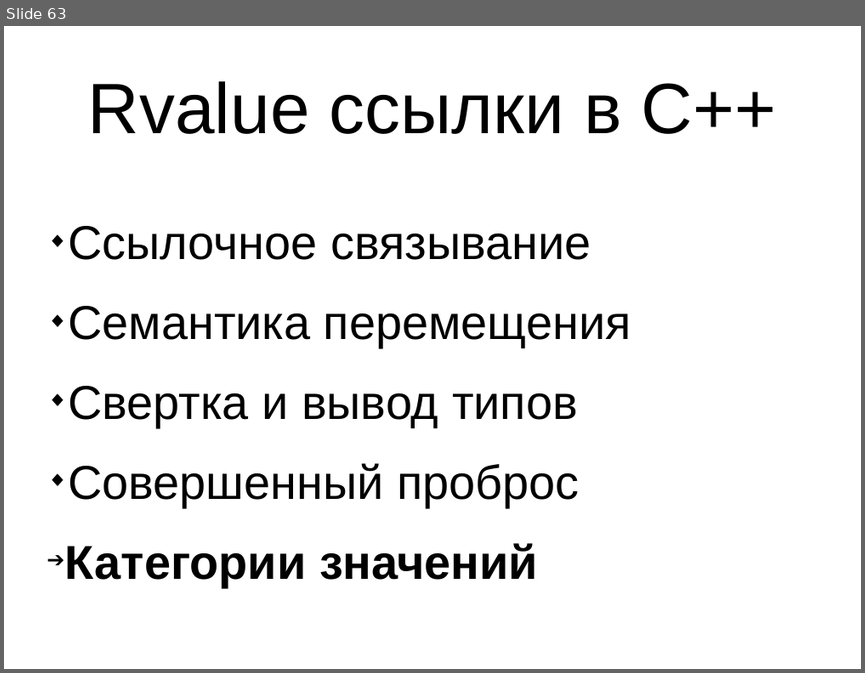
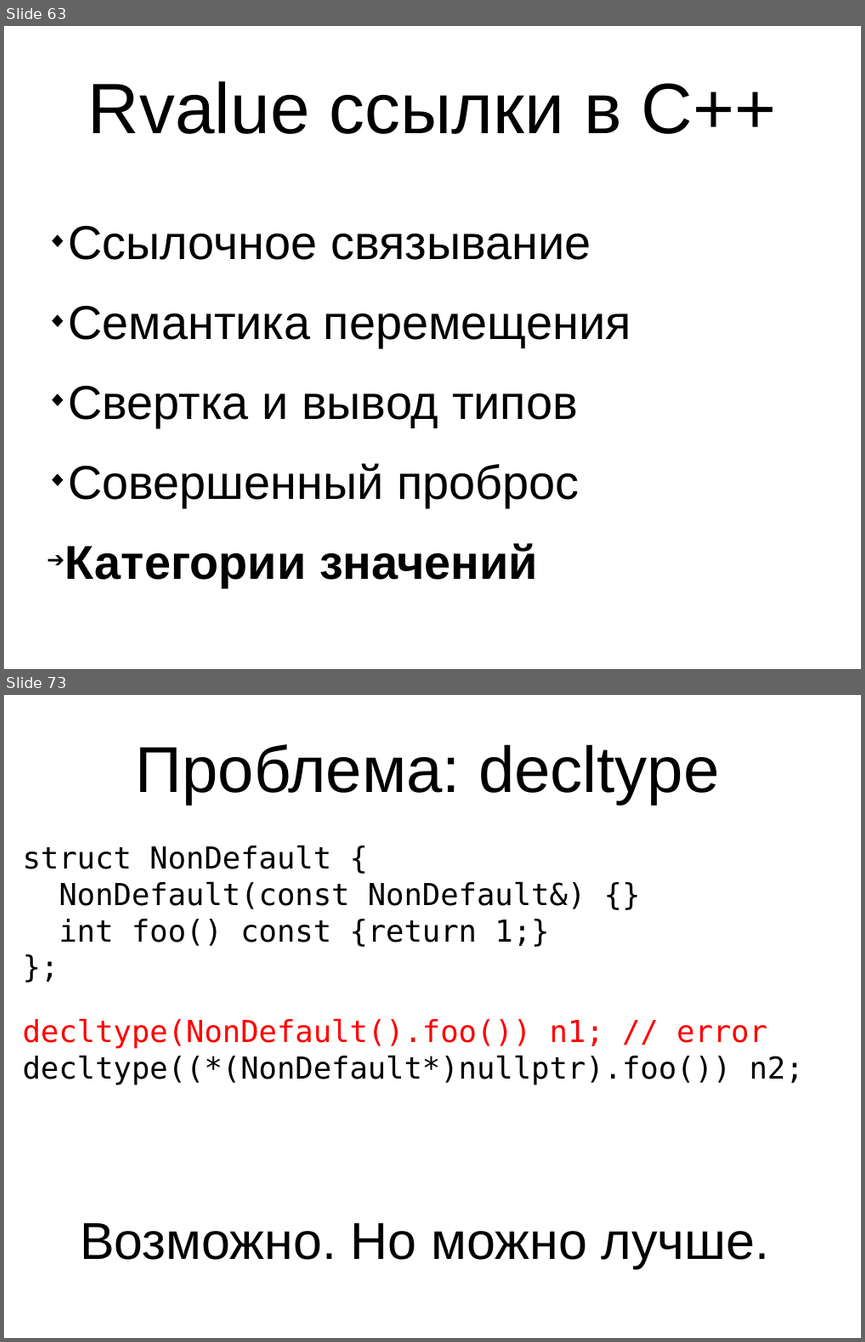
Before and after one commit to MIPT-ILab/cpp-lects-rus, a slide deck: slides/lec1-9-rvalues.odp. Shown one above the other, each under a label of ours: slide 63 before the commit, slides 63 and 73 after it; the slides between them are not shown. The pictures are 865x673 and 865x1342 pixels, drawn with LibreOffice and Linux fonts; fonts in the diff are those of the drawing. Boxes give left, top, right and bottom in pixels: in the first picture for what was removed or moved away, otherwise in the second. Text is boxed around its words. In the diff, an @@ line names an element or a change of style, - is before the commit and + after.

```diff
--- a/slides/lec1-9-rvalues.odp
+++ b/slides/lec1-9-rvalues.odp
@@ slide 73 added at (x1=4, y1=695, x2=861, y2=1338), background #FFFFFF @@
@@ title added at (x1=136, y1=744, x2=720, y2=805), 60 pt, text #000000 @@
+Проблема: decltype
@@ text added at (x1=23, y1=845, x2=804, y2=1084), 28 pt, text #000000 @@
+struct NonDefault {
+NonDefault(const NonDefault&) {}
+int foo() const {return 1;}
+};
+decltype(NonDefault().foo()) n1; // error
+decltype((*(NonDefault*)nullptr).foo()) n2;
@@ title added at (x1=80, y1=1223, x2=769, y2=1268), 48 pt, text #000000 @@
+Возможно. Но можно лучше.
```
Also in this commit, not shown: 1 slide changed, 11 other slides added.
